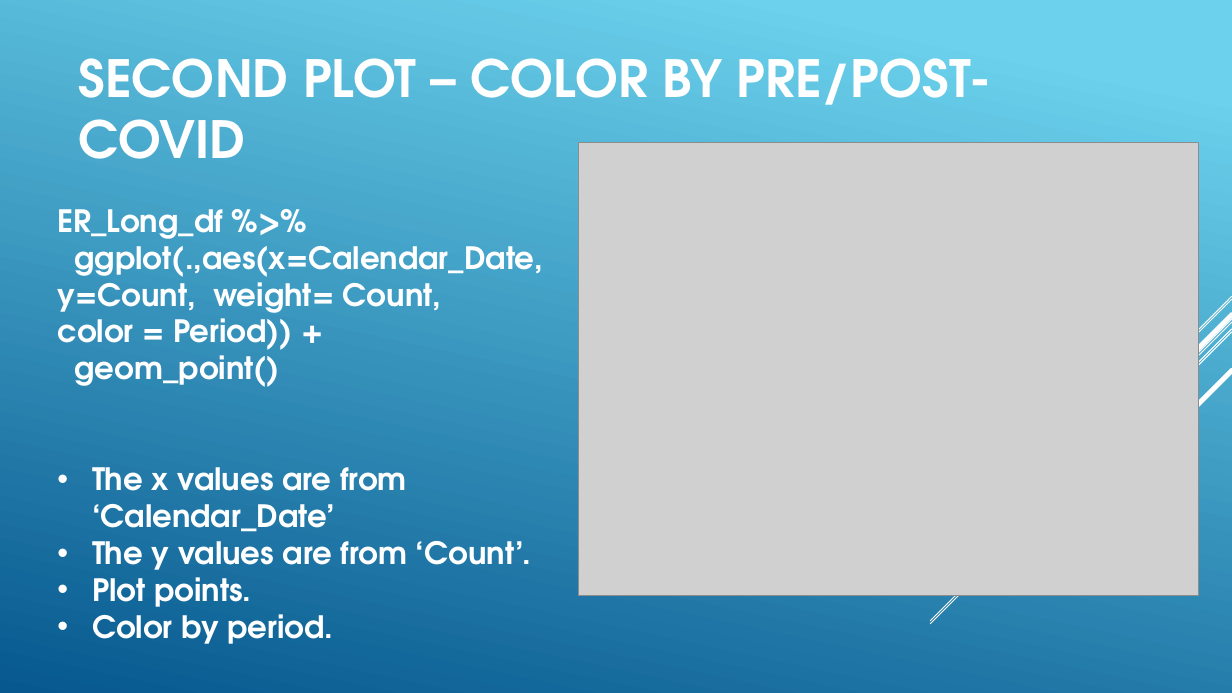
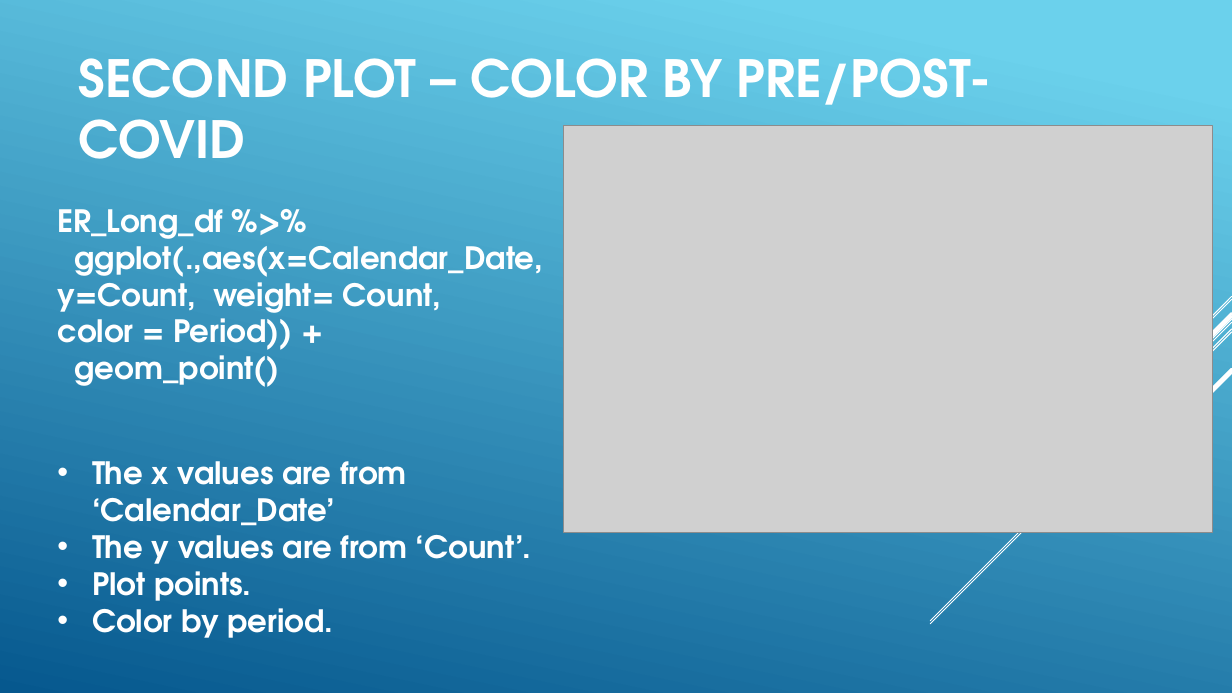
Before and after one commit to BarryDeCicco/AARUG-Presentation-2022_10_18, a slide deck: slide 37 of AARUG 2022_10_18 How to Make Plots with GGplot.pptx. Drawn at 1232x693 pixels with LibreOffice and Linux fonts; fonts in the diff are those of the drawing; grey boxes stand for pictures. Boxes give left, top, right and bottom in pixels: in the first picture for what was removed or moved away, otherwise in the second. Text is boxed around its words. In the diff, an @@ line names an element or a change of style, - is before the commit and + after.

```diff
--- a/AARUG 2022_10_18 How to Make Plots with GGplot.pptx
+++ b/AARUG 2022_10_18 How to Make Plots with GGplot.pptx
@@ picture: place and size @@
-picture at <box>579,142,1200,596</box>
+picture at <box>563,126,1213,532</box>
@@ text "ER_Long_df %>%" rewrapped from <box>57,209,544,644</box> to <box>57,209,544,638</box> @@
```
Also in this commit, not shown: 6 other slides changed.
